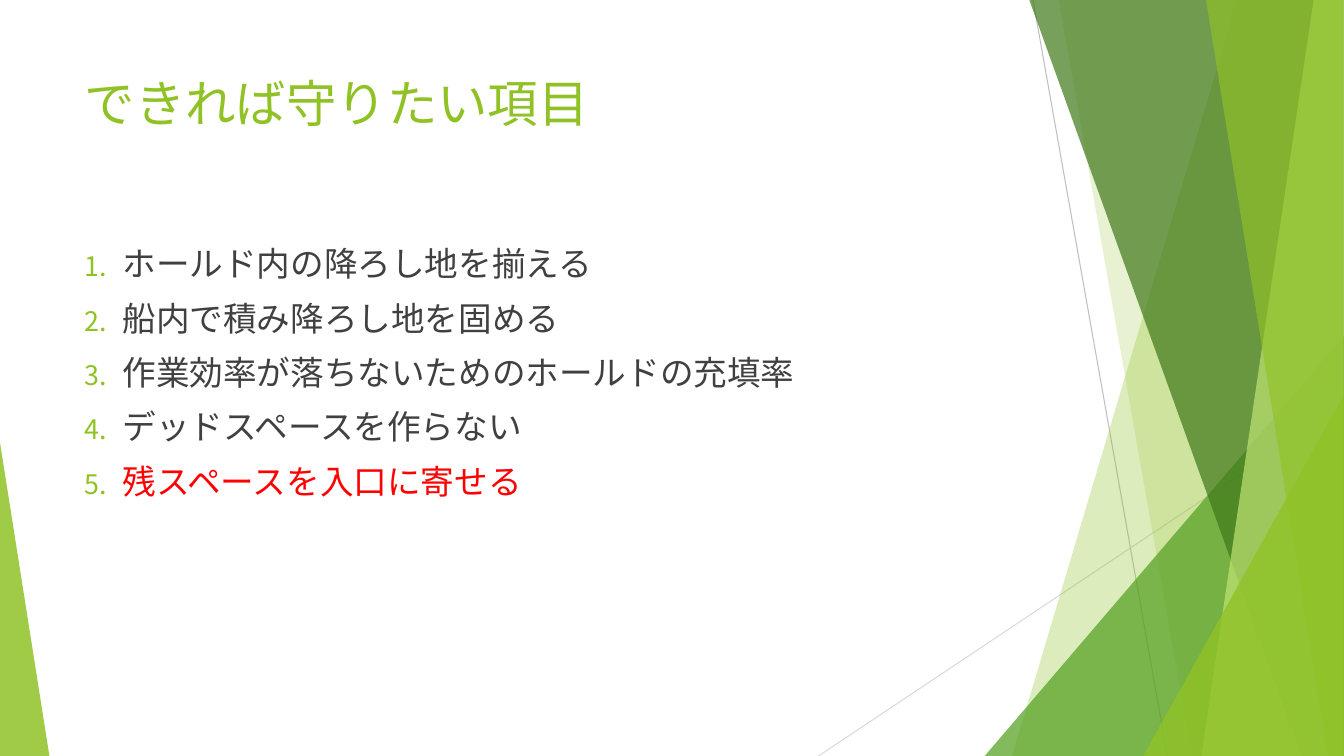
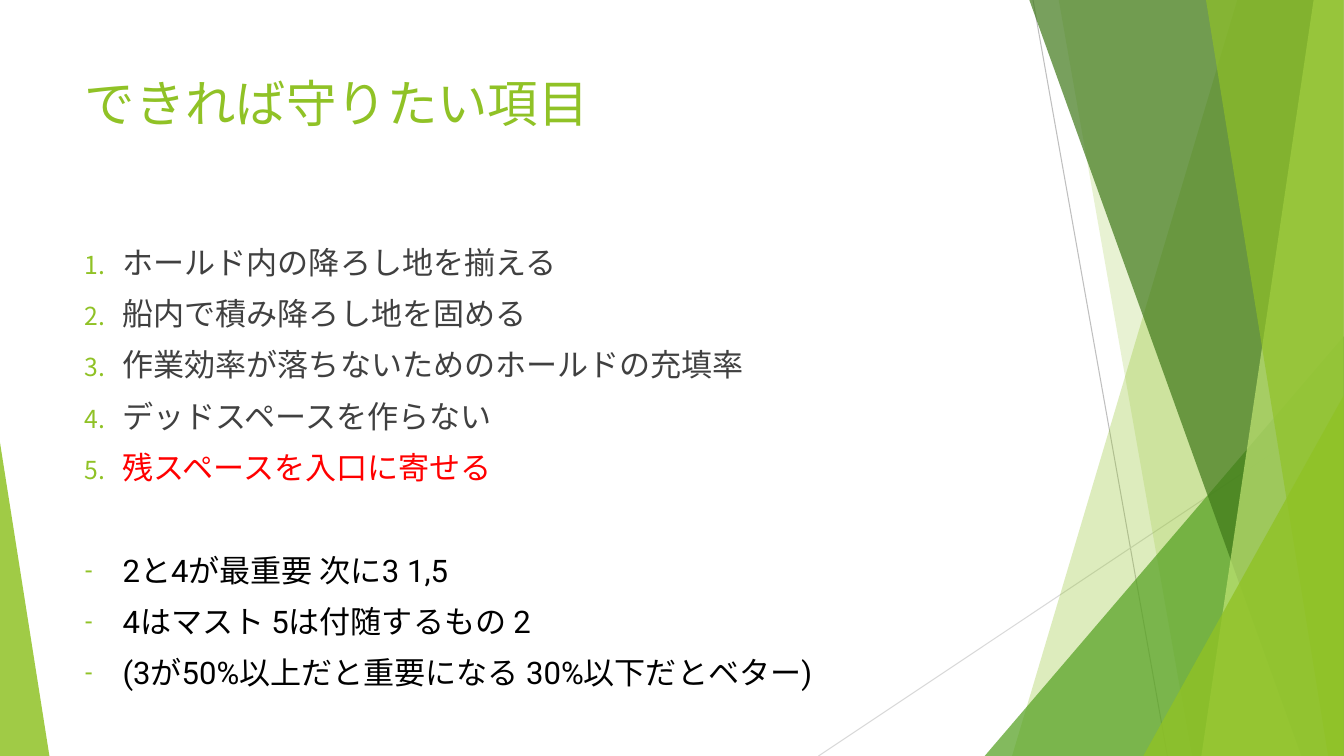
Before and after one commit to r-kurosu/kline_new, a slide deck: slide 16 of 評価項目ヒアリング.pptx. Drawn at 1344x756 pixels with LibreOffice and Linux fonts; fonts in the diff are those of the drawing. Boxes give left, top, right and bottom in pixels: in the first picture for what was removed or moved away, otherwise in the second. Text is boxed around its words. In the diff, an @@ line names an element or a change of style, - is before the commit and + after.

```diff
--- a/評価項目ヒアリング.pptx
+++ b/評価項目ヒアリング.pptx
@@ text at (123,248,744,482): size 24 to 22.2 pt in "ホールド内の降ろし地を揃える", "船内で積み降ろし地を固める", "作業効率が落ちないためのホールドの充填率", "デッドスペースを作らない" and 1 more places @@
@@ text at (123,556,812,691): paragraphs added @@
+– 2と4が最重要 次に3 1,5
+– 4はマスト 5は付随するもの 2
+– (3が50%以上だと重要になる 30%以下だとベター)
```
Also in this commit, not shown: 5 other slides changed.
